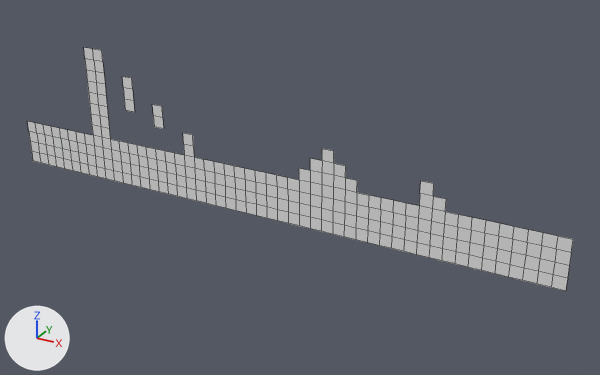
What one commit did to the OBJ model Assets/Tiled2Unity/Meshes/Level1-1.obj.
Before and after are seen from a 50 mm lens placed at (7.9, -52.4, 12.6), pointed at (-21.5, 1.1, -14.2). The axes (+X, +Y, +Z) are drawn at lower left. The lights are the same throughout. Mesh edges are drawn as thin lines. Where no turn or scale is listed for an object, it has been applied to the vertices.

Names of what the first picture shows: 'Level1-1'.
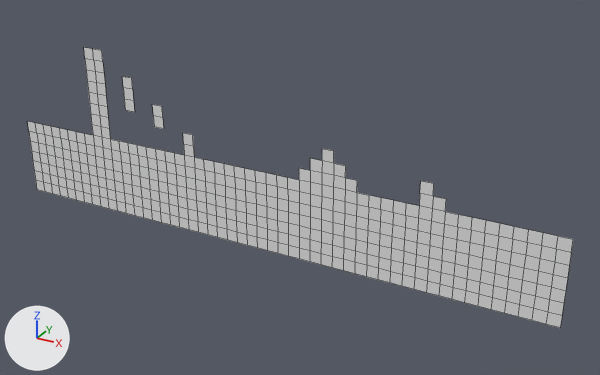
What differs and where, as boxes (x1, y1, x2, y2) in the pictures (600 x 375 px):
'Level1-1', reshaped (15% taller)
    before: (28, 47, 573, 291)
    after: (28, 47, 573, 328)
part 1 of me_level1_1, added
    after: (33, 161, 566, 328)

Patch to the scene script:
```diff
--- a/Assets/Tiled2Unity/Meshes/Level1-1.obj.py
+++ b/Assets/Tiled2Unity/Meshes/Level1-1.obj.py
@@ me_level1_1 @@
 # used by ob_level1_1; location = (0.0, 0.0, 0.0)
-me_level1_1.from_pydata(...)  # 314 vertices, 235 faces; spans x -50.0..0.0, y 0.0, z -17.0..-5.0
+me_level1_1.from_pydata(...)  # 467 vertices, 385 faces; spans x -50.0..0.0, y 0.0, z -20.0..-5.0
+# me_level1_1 part 1
+# 51 new vertices lie (0.0, 0.0, -1.0) away from vertices in x -50.0..0.0, y 0.0, z -17.0
+# 51 new vertices lie (0.0, 0.0, -1.0) away from vertices in x -50.0..0.0, y 0.0, z -18.0
+# 51 new vertices lie (0.0, 0.0, -1.0) away from vertices in x -50.0..0.0, y 0.0, z -19.0
+# 150 new faces join them
```
